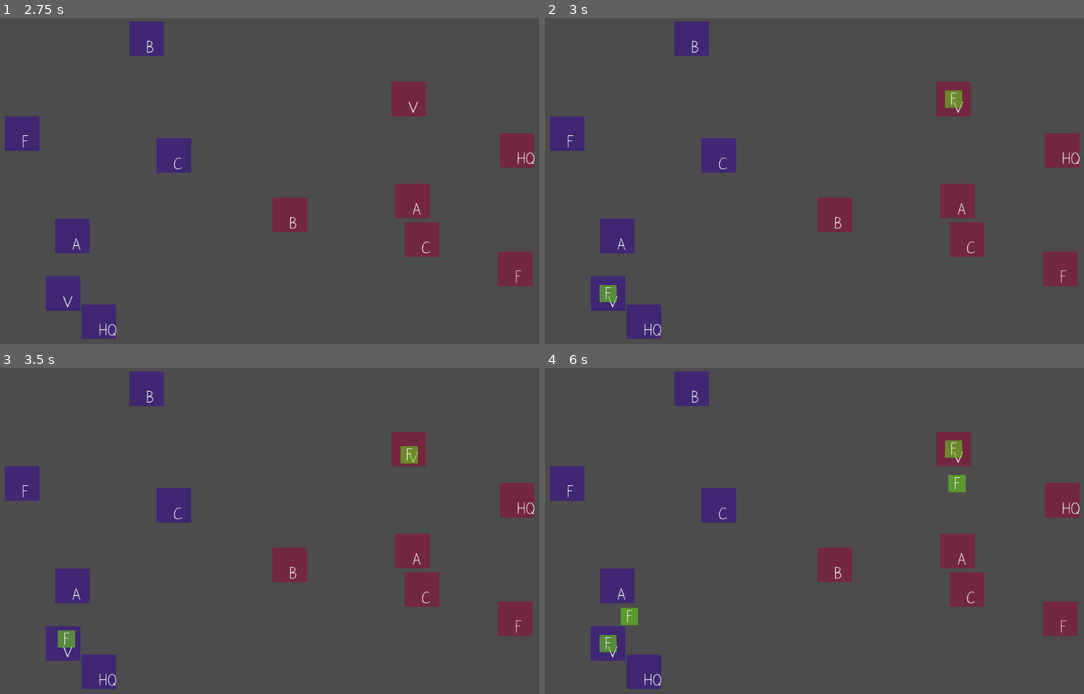
Above: before the commit, frames 1-4 (two rows, left to right).
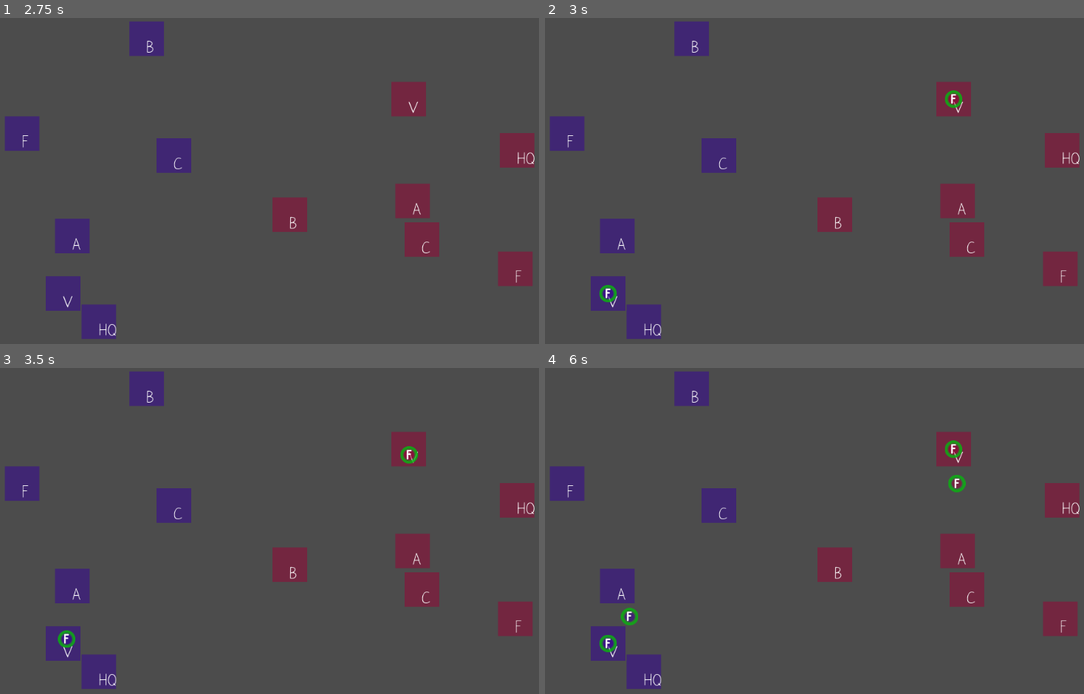
Above: after the commit, the same moments.

Repository: rojekabc/godot-rescue-from-sky
Game: Godot game, scene res://Scenes/World.tscn
Same seed, same stepped clock (60 frames per second), same inputs: the game is played once before the commit and once after it.
Inputs (mouse positions are in pixels of both pictures, inside the frame that each line leads up to):
- Up to frame 1 (2.75 s): tap Enter at 0.5, 2 s; move the mouse to (398, 174) at 0.52 s; click (398, 174) at 0.67 s; tap Space at 1.25 s; move the mouse to (150, 207) at 1.27 s; click (150, 207) at 1.42 s; move the mouse to (328, 115) at 2.02 s; click (328, 115) at 2.17 s
- Up to frame 2 (3 s): tap Space at 2.75 s; move the mouse to (782, 259) at 2.77 s; click (782, 259) at 2.92 s
- Up to frame 3 (3.5 s): no input
- Up to frame 4 (6 s): move the mouse to (986, 592) at 3.52 s; click (986, 592) at 3.67 s; move the mouse to (636, 488) at 4.27 s; click (636, 488) at 4.42 s; move the mouse to (841, 540) at 5.02 s; click (841, 540) at 5.17 s; tap Enter at 5.75 s; move the mouse to (722, 452) at 5.77 s; click (722, 452) at 5.92 s

Frame 1 is identical in both runs. In frame 2, 0.3% of the frame differs, in the area x 10-78%, y 22-88%; in frame 3, 0.4%; in frame 4, 0.7%, in the area x 10-79%, y 22-88%.

Commit message:
Issue #24. Transport sprite

Diff:
--- a/Objects/Game.gd
+++ b/Objects/Game.gd
@@ -136,7 +136,7 @@
 		name = 'Manpower',
 		consumes = [RESOURCE.FOOD],
 		timeout = 5,
-		acronym = 'Mp'
+		acronym = 'M'
 	}
 	resourceDefinitions[RESOURCE.FOOD] = {
 		name = 'Food',
@@ -148,13 +148,13 @@
 		name = 'Army',
 		consumes = [RESOURCE.MANPOWER, RESOURCE.FOOD],
 		timeout = 10,
-		acronym = 'A'
+		acronym = 'S'
 	}
 	resourceDefinitions[RESOURCE.AIRPLANE] = {
 		name = 'Airplane',
 		consumes = [RESOURCE.MANPOWER],
 		timeout = 20,
-		acronym = 'Ap'
+		acronym = 'A'
 	}
 	playerDefinitions.append({
 			name = 'Zygfryd',
--- /dev/null
+++ b/Resources/TransportCircle.shader
@@ -0,0 +1,13 @@
+shader_type canvas_item;
+
+uniform vec4 color = vec4(1, 0, 1, 1);
+
+void fragment() {
+	float centerDistance = distance(UV, vec2(0.5));
+	vec4 textureColor = texture(TEXTURE, UV);
+	if (centerDistance <= 0.5 && textureColor.a == 0.0) {
+		COLOR = color;
+	} else {
+		COLOR = textureColor;
+	}
+}
--- /dev/null
+++ b/Resources/TransportFont.tres
@@ -0,0 +1,8 @@
+[gd_resource type="DynamicFont" load_steps=2 format=2]
+
+[ext_resource path="res://Resources/Grundschrift-Light.otf" type="DynamicFontData" id=1]
+
+[resource]
+size = 18
+outline_size = 1
+font_data = ExtResource( 1 )
--- a/Scenes/Transport.tscn
+++ b/Scenes/Transport.tscn
@@ -1,7 +1,8 @@
 [gd_scene load_steps=7 format=2]
 
-[ext_resource path="res://Resources/ColorShader.shader" type="Shader" id=1]
-[ext_resource path="res://Resources/StructureFont.tres" type="DynamicFont" id=2]
+[ext_resource path="res://Resources/TransportCircle.shader" type="Shader" id=1]
+[ext_resource path="res://Resources/Transport.png" type="Texture" id=2]
+[ext_resource path="res://Resources/TransportFont.tres" type="DynamicFont" id=3]
 
 [sub_resource type="GDScript" id=1]
 resource_name = "Transport"
@@ -27,6 +28,10 @@
 	Moveable.assign(sourceStructure, targetStructure)
 	Destructable.assign()
 	$Acronym.text = Game.resourceDefinitions[resource].acronym
+	# $Acronym.text = ''
+	$Sprite.material = Game.playerDefinitions[ownerIdx].transportMaterial
+	# $Sprite.material.set('shader_param/image', load(Game.resourceDefinitions[resource].texture))
+	# $Sprite.material.set('shader_param/color', Game.playerDefinitions[ownerIdx].color)
 	pass
 
 func _ready():
@@ -69,20 +74,14 @@
 
 [sub_resource type="ShaderMaterial" id=2]
 shader = ExtResource( 1 )
-shader_param/color = Plane( 0.4, 0.8, 0.1, 0.6 )
+shader_param/color = Plane( 1, 0, 1, 1 )
 
-[sub_resource type="ImageTexture" id=3]
-flags = 0
-flags = 0
-size = Vector2( 30, 30 )
-
-[sub_resource type="RectangleShape2D" id=4]
+[sub_resource type="RectangleShape2D" id=3]
 extents = Vector2( 15, 15 )
 
 [node name="Trasnport" type="Area2D" groups=[
 "Transport",
 ]]
-position = Vector2( 199.009, 84.3346 )
 collision_mask = 0
 script = SubResource( 1 )
 __meta__ = {
@@ -91,16 +90,18 @@
 
 [node name="Sprite" type="Sprite" parent="."]
 material = SubResource( 2 )
-texture = SubResource( 3 )
+texture = ExtResource( 2 )
 
 [node name="Collision" type="CollisionShape2D" parent="."]
-shape = SubResource( 4 )
+visible = false
+shape = SubResource( 3 )
 
 [node name="Acronym" type="Label" parent="."]
 margin_left = -15.0
-margin_top = -14.0
+margin_top = -12.0
 margin_right = 16.0
-margin_bottom = 18.0
-custom_fonts/font = ExtResource( 2 )
+margin_bottom = 15.0
+custom_fonts/font = ExtResource( 3 )
 text = "X"
 align = 1
+valign = 1
--- a/Scenes/World.tscn
+++ b/Scenes/World.tscn
@@ -121,6 +121,9 @@
 		playerDefinition.structureMaterial.set('shader_param/color', playerDefinition.color)
 		playerDefinition.armyMaterial = Game.Army.get_node('Sprite').material.duplicate()
 		playerDefinition.armyMaterial.set('shader_param/color', playerDefinition.color)
+		playerDefinition.transportMaterial = Game.Transport.get_node('Sprite').material.duplicate()
+		playerDefinition.transportMaterial.set('shader_param/color', playerDefinition.color)
+
 
 func _timeout():
 	Game.timetick += 1
@@ -541,7 +544,6 @@
 [node name="Label" type="Label" parent="Map/UI"]
 anchor_right = 1.0
 margin_left = 857.0
-margin_right = 984.0
 margin_bottom = 15.0
 grow_horizontal = 0
 text = " v1.1.0 \"Armies go to war\""
Binary file added: Resources/Transport.png
